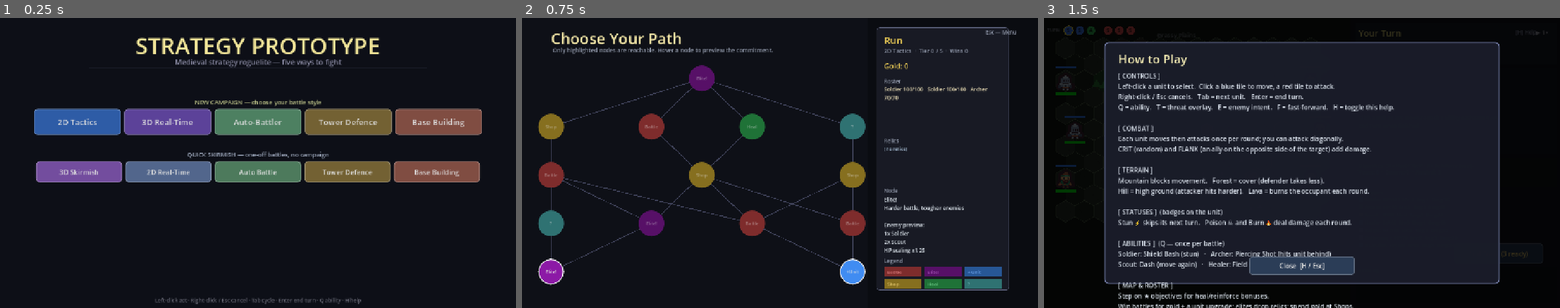
Above: before the commit, frames 1-3 (left to right).
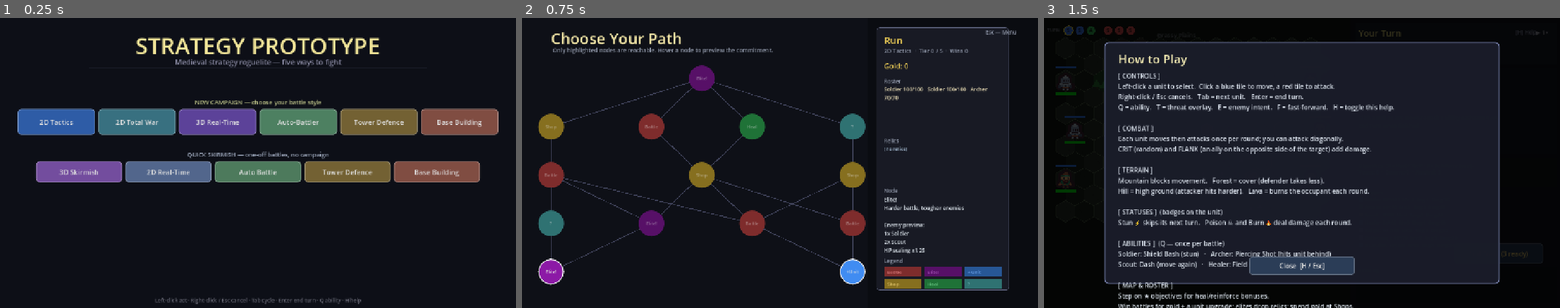
Above: after the commit, the same moments.

Repository: kabuumu/strategy-prototype
Game: Godot game, scene res://src/title/title.tscn
Same seed, same stepped clock (60 frames per second), same inputs: the game is played once before the commit and once after it.
Inputs:
- Up to frame 1 (0.25 s): no input
- Up to frame 2 (0.75 s): click "2D Tactics" at 0.5 s
- Up to frame 3 (1.5 s): click "Elite!" at 1.25 s

The runs differ from the first frame. In frame 1, 4.4% of the frame differs, in the area x 3-97%, y 31-41%; in frame 2, nothing differs; in frame 3, nothing differs.

Commit message:
2D Total War as a campaign battle mode ("rt")
The 2D real-time tactics mode is now a sixth campaign battle style alongside
2D Tactics / 3D / Auto / Tower Defence / Base Building. Your roster deploys on
the left vs the tier's enemy host on the right (HP-scaled); win/loss reports
back like the other modes — survivors carry forward (permadeath), gold + elite
relic, run saved; defeat clears the run.

- GameManager: pending_rt flag.
- level_select: routes battle_mode "rt" -> rtbattle.tscn.
- title: "2D Total War" added to the campaign row (row reflowed to 6).
- rtbattle.gd: _spawn_campaign_armies (CAMPAIGN_RT_MAP, tier enemies),
  _conclude_campaign + _show_campaign_result overlay; standalone skirmish
  unchanged.

Validated headless: campaign spawn (roster vs tier host) and a win
(+gold, survivors carried, run saved).

Co-Authored-By: Claude Opus 4.8 <noreply@anthropic.com>

Diff:
--- a/src/game_manager.gd
+++ b/src/game_manager.gd
@@ -259,6 +259,8 @@
 var pending_td: bool = false
 # When true, the campaign battle is a base-building RTS (set by level_select).
 var pending_base: bool = false
+# When true, the campaign battle is a 2D real-time (Total War) fight (set by level_select).
+var pending_rt: bool = false
 
 # ---------------------------------------------------------------------------
 func _ready() -> void:
--- a/src/level_select/level_select.gd
+++ b/src/level_select/level_select.gd
@@ -419,6 +419,9 @@
 				"base":
 					GameManager.pending_base = true
 					get_tree().change_scene_to_file("res://src/basebuilder/basebuilder.tscn")
+				"rt":
+					GameManager.pending_rt = true
+					get_tree().change_scene_to_file("res://src/rtbattle/rtbattle.tscn")
 				_:
 					get_tree().change_scene_to_file("res://src/battle/battle.tscn")
 		"gain_unit":
--- a/src/rtbattle/rtbattle.gd
+++ b/src/rtbattle/rtbattle.gd
@@ -77,6 +77,17 @@
 var _player_has_issued_order: bool = false
 var _ended: bool = false
 
+# --- Campaign integration (battle_mode "rt") -------------------------------
+const CAMPAIGN_RT_MAP: Dictionary = {
+	"soldier": "soldier", "archer": "archer", "scout": "scout", "healer": "healer",
+	"knight": "scout", "mage": "archer", "guardian": "healer",
+	"warlord": "soldier", "pyromancer": "archer", "juggernaut": "healer",
+}
+var _campaign: bool = false
+var _campaign_lost: bool = false
+var _campaign_relic: String = ""
+var _campaign_reward_gold: int = 0
+
 # Drag-rectangle selection state
 var _drag_active: bool = false
 var _drag_origin: Vector2 = Vector2.ZERO
@@ -111,8 +122,37 @@
 func _ready() -> void:
 	_build_field()
 	_build_ui()
-	_spawn_armies()
+	if GameManager.pending_rt:
+		GameManager.pending_rt = false
+		_campaign = true
+		_spawn_campaign_armies()
+	else:
+		_spawn_armies()
 	_refresh_ui()
+
+# Campaign armies: your roster (left) vs the tier's enemy roster (right).
+func _spawn_campaign_armies() -> void:
+	var tier: int = GameManager.pending_battle_tier
+	var elite: bool = GameManager.pending_battle_elite
+	var roster: Array = GameManager.player_roster
+	var n: int = maxi(1, roster.size())
+	for i in range(roster.size()):
+		var entry: Dictionary = roster[i]
+		var rtype: String = String(CAMPAIGN_RT_MAP.get(String(entry["type"]), "soldier"))
+		var y: float = 180.0 + float(i) * (380.0 / float(n))
+		var u := _spawn_regiment(rtype, 0, Vector2(230.0 + float(i % 2) * 56.0, y))
+		u.set_meta("roster_entry", entry)
+		player_units.append(u)
+	var etypes: Array = GameManager.get_battle_enemy_roster(tier, elite)
+	var mult: float = GameManager.get_hp_multiplier(tier, elite)
+	var en: int = maxi(1, etypes.size())
+	for i in range(etypes.size()):
+		var rtype2: String = String(CAMPAIGN_RT_MAP.get(String(etypes[i]), "soldier"))
+		var y2: float = 180.0 + float(i) * (380.0 / float(en))
+		var u2 := _spawn_regiment(rtype2, 1, Vector2(1050.0 - float(i % 2) * 56.0, y2))
+		u2.max_hp = int(round(float(u2.max_hp) * mult))
+		u2.hp = u2.max_hp
+		enemy_units.append(u2)
 
 # ---------------------------------------------------------------------------
 # Field + UI scaffolding
@@ -745,8 +785,14 @@
 		return
 	_ended  = true
 	_paused = true
+	var won: bool = p_alive and not e_alive
+	if _campaign:
+		_conclude_campaign(won)
+		_show_campaign_result(won)
+		_refresh_ui()
+		return
 	if _result_label != null:
-		if p_alive and not e_alive:
+		if won:
 			_result_label.text = "VICTORY"
 			_result_label.modulate = Color(0.55, 0.95, 0.55)
 		elif e_alive and not p_alive:
@@ -759,3 +805,47 @@
 	if _restart_hint_label != null:
 		_restart_hint_label.visible = true
 	_refresh_ui()
+
+func _conclude_campaign(win: bool) -> void:
+	var tier: int = GameManager.pending_battle_tier
+	var elite: bool = GameManager.pending_battle_elite
+	_campaign_lost = not win
+	if win:
+		var survivors: Array[Dictionary] = []
+		for u: RTUnit in player_units:
+			if is_instance_valid(u) and u.is_alive() and u.has_meta("roster_entry"):
+				survivors.append(u.get_meta("roster_entry"))
+		if survivors.is_empty() and not GameManager.player_roster.is_empty():
+			survivors.append(GameManager.player_roster[0])
+		GameManager.set_roster(survivors)
+		_campaign_reward_gold = GameManager.battle_gold_reward(tier, elite)
+		GameManager.add_gold(_campaign_reward_gold)
+		GameManager.register_battle_won(elite)
+		if elite:
+			_campaign_relic = GameManager.grant_random_relic()
+		GameManager.save_run()
+	else:
+		GameManager.clear_run()
+
+func _show_campaign_result(win: bool) -> void:
+	var root := Control.new()
+	root.set_anchors_preset(Control.PRESET_FULL_RECT)
+	root.z_index = 80
+	var dim := ColorRect.new()
+	dim.color = Color(0.0, 0.0, 0.0, 0.6)
+	dim.set_anchors_preset(Control.PRESET_FULL_RECT)
+	root.add_child(dim)
+	UITheme.panel(root, Vector2(480.0, 244.0), Vector2(320.0, 220.0))
+	root.add_child(UITheme.label("VICTORY" if win else "DEFEAT", 40,
+		UITheme.GOLD if win else UITheme.RED, Vector2(556.0, 266.0)))
+	var sub: String = ("+%d gold%s" % [_campaign_reward_gold,
+		"   ·   Relic: %s" % String(GameManager.RELICS[_campaign_relic]["name"]) if _campaign_relic != "" else ""]) if win \
+		else "Your army was wiped out — the run ends here."
+	root.add_child(UITheme.label(sub, 15, UITheme.TEXT_MUTED, Vector2(500.0, 322.0), Vector2(280.0, 40.0)))
+	if win:
+		root.add_child(UITheme.button("Continue", Vector2(512.0, 372.0), Vector2(256.0, 46.0),
+			UITheme.GREEN, func() -> void: get_tree().change_scene_to_file("res://src/level_select/level_select.tscn")))
+	else:
+		root.add_child(UITheme.button("To Title", Vector2(512.0, 372.0), Vector2(256.0, 46.0),
+			Color(0.45, 0.30, 0.34), func() -> void: get_tree().change_scene_to_file("res://src/title/title.tscn")))
+	add_child(root)
--- a/src/title/title.gd
+++ b/src/title/title.gd
@@ -11,6 +11,7 @@
 
 const CAMPAIGN_MODES: Array = [
 	{"t": "2D Tactics",    "m": "2d",   "c": Color(0.18, 0.36, 0.65)},
+	{"t": "2D Total War",  "m": "rt",   "c": Color(0.22, 0.44, 0.50)},
 	{"t": "3D Real-Time",  "m": "3d",   "c": Color(0.36, 0.26, 0.60)},
 	{"t": "Auto-Battler",  "m": "auto", "c": Color(0.30, 0.50, 0.38)},
 	{"t": "Tower Defence", "m": "td",   "c": Color(0.45, 0.38, 0.20)},
@@ -34,7 +35,7 @@
 		Color(0.72, 0.74, 0.52), 198.0)
 	_add_button_row(CAMPAIGN_MODES.map(func(md): return {
 			"t": md["t"], "c": md["c"], "cb": _start_new_game.bind(md["m"])
-		}), 226.0, 216.0, 64.0, 20)
+		}), 226.0, 192.0, 64.0, 17)
 
 	# Quick skirmishes — one-off battles, no campaign state touched.
 	_add_centered_label("QUICK SKIRMISH — one-off battles, no campaign", 15,
